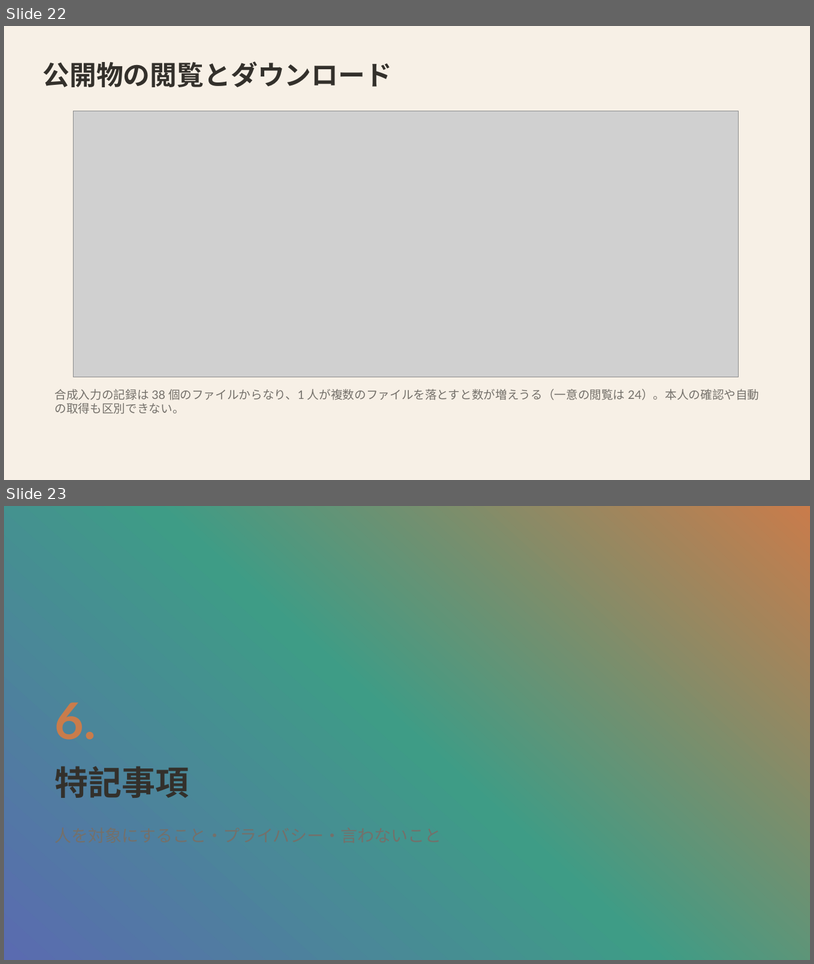
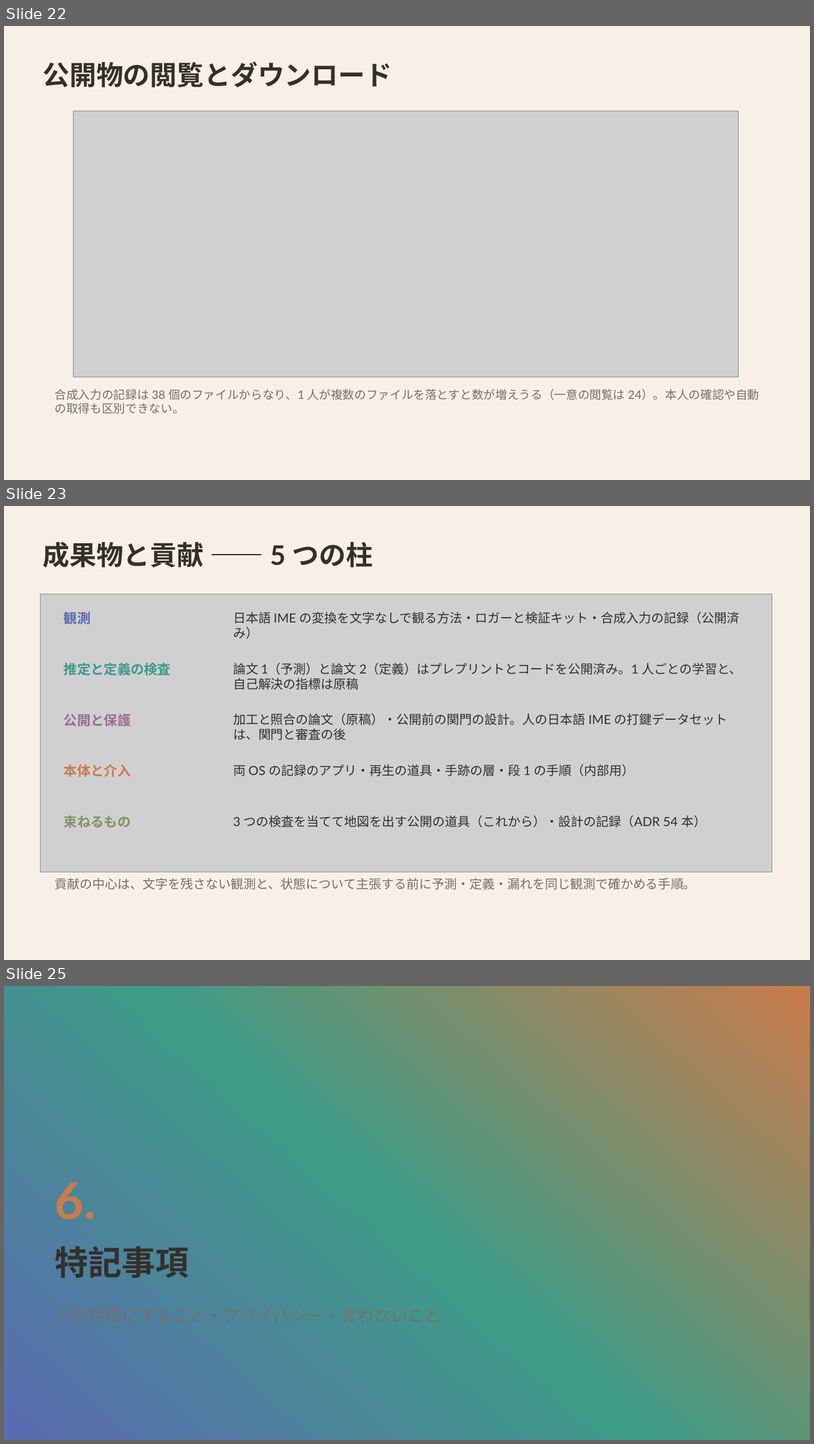
Before and after one commit to mikotomiura/GSE-prototype, a slide deck: docs/slides/project-overview/GSE_project_detail.pptx. Shown one above the other, each under a label of ours: slides 22 and 23 before the commit, slides 22, 23 and 25 after it; the slides between them are not shown. The pictures are 814x964 and 814x1444 pixels, drawn with LibreOffice and Linux fonts; fonts in the diff are those of the drawing; grey boxes stand for pictures; background and template pictures are left out. Boxes give left, top, right and bottom in pixels: in the first picture for what was removed or moved away, otherwise in the second. Text is boxed around its words. In the diff, an @@ line names an element or a change of style, - is before the commit and + after.

```diff
--- a/docs/slides/project-overview/GSE_project_detail.pptx
+++ b/docs/slides/project-overview/GSE_project_detail.pptx
@@ slide 23 added at [4, 506, 810, 960], background #F7F0E6 @@
@@ text added at [42, 541, 373, 568], 32 pt, text #33302B, bold @@
+成果物と貢献 —— 5 つの柱
@@ picture added at [40, 594, 772, 872] @@
@@ text added at [64, 612, 91, 624], 16 pt, text #5A6BB0, bold @@
+観測
@@ text added at [233, 612, 740, 639], 15 pt, text #33302B @@
+日本語 IME の変換を文字なしで観る方法・ロガーと検証キット・合成入力の記録（公開済み）
@@ text added at [64, 663, 171, 675], 16 pt, text #3E9C86, bold @@
+推定と定義の検査
@@ text added at [233, 663, 742, 690], 15 pt, text #33302B @@
+論文 1（予測）と論文 2（定義）はプレプリントとコードを公開済み。1 人ごとの学習と、自己解決の指標は原稿
@@ text added at [64, 714, 131, 726], 16 pt, text #9B6E8F, bold @@
+公開と保護
@@ text added at [233, 713, 728, 740], 15 pt, text #33302B @@
+加工と照合の論文（原稿）・公開前の関門の設計。人の日本語 IME の打鍵データセットは、関門と審査の後
@@ text added at [64, 764, 131, 777], 16 pt, text #C97C4B, bold @@
+本体と介入
@@ text added at [233, 764, 635, 776], 15 pt, text #33302B @@
+両 OS の記録のアプリ・再生の道具・手跡の層・段 1 の手順（内部用）
@@ text added at [64, 815, 131, 828], 16 pt, text #7F9463, bold @@
+束ねるもの
@@ text added at [233, 815, 707, 827], 15 pt, text #33302B @@
+3 つの検査を当てて地図を出す公開の道具（これから）・設計の記録（ADR 54 本）
@@ text added at [55, 877, 696, 889], 15 pt, text #74706A @@
+貢献の中心は、文字を残さない観測と、状態について主張する前に予測・定義・漏れを同じ観測で確かめる手順。
@@ what was slide 23 is now slide 25 @@
```
Also in this commit, not shown: 1 other slide added, 8 other files.
